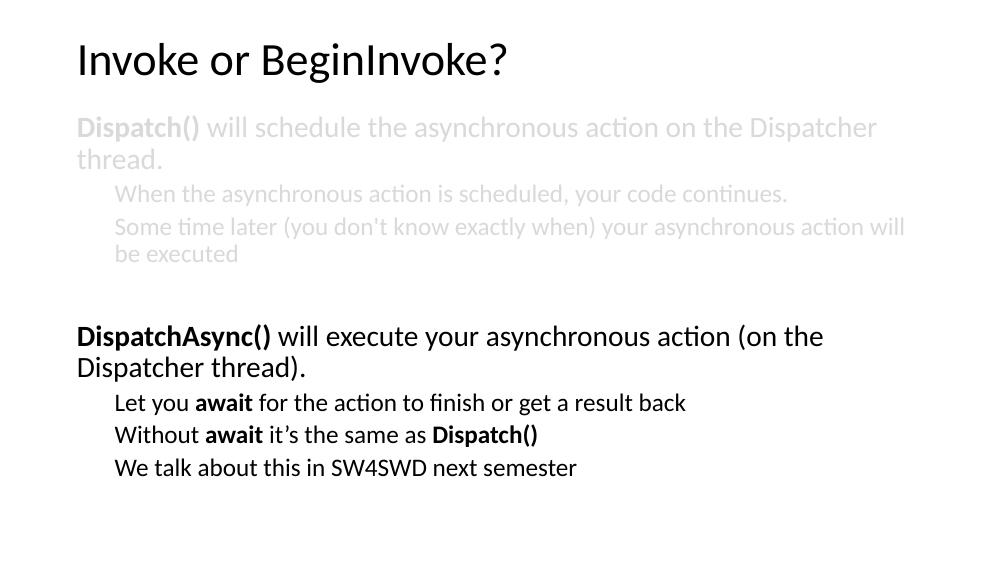
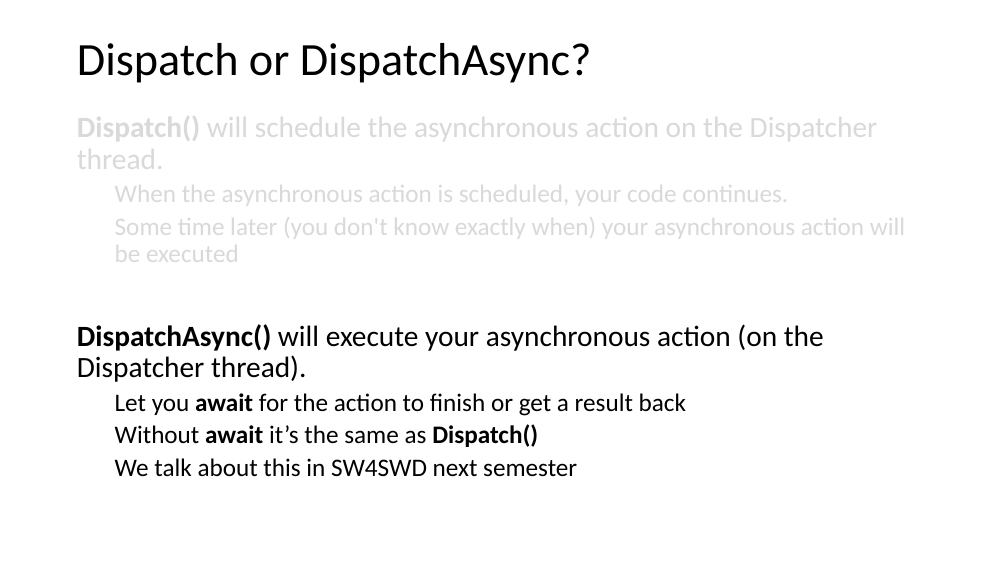
Before and after one commit to codesmurf/st3its3_teaching, a slide deck: slide 39 of 05 Thread Synchronization 1/Thread Synchronization.pptx. Drawn at 1008x567 pixels with LibreOffice and Linux fonts; fonts in the diff are those of the drawing. Boxes give left, top, right and bottom in pixels: in the first picture for what was removed or moved away, otherwise in the second. Text is boxed around its words. In the diff, an @@ line names an element or a change of style, - is before the commit and + after.

```diff
--- a/05 Thread Synchronization 1/Thread Synchronization.pptx
+++ b/05 Thread Synchronization 1/Thread Synchronization.pptx
@@ title at (x1=77, y1=43, x2=592, y2=83): text changed @@
-Invoke or BeginInvoke?
+Dispatch or DispatchAsync?
```
Also in this commit, not shown: 1 other slide changed, 4 other files.
